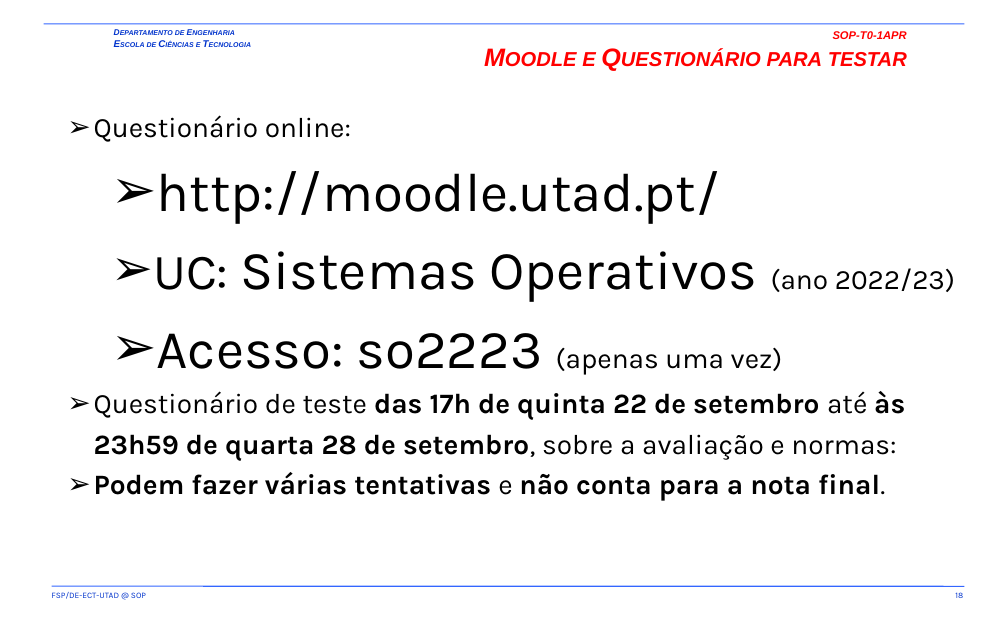
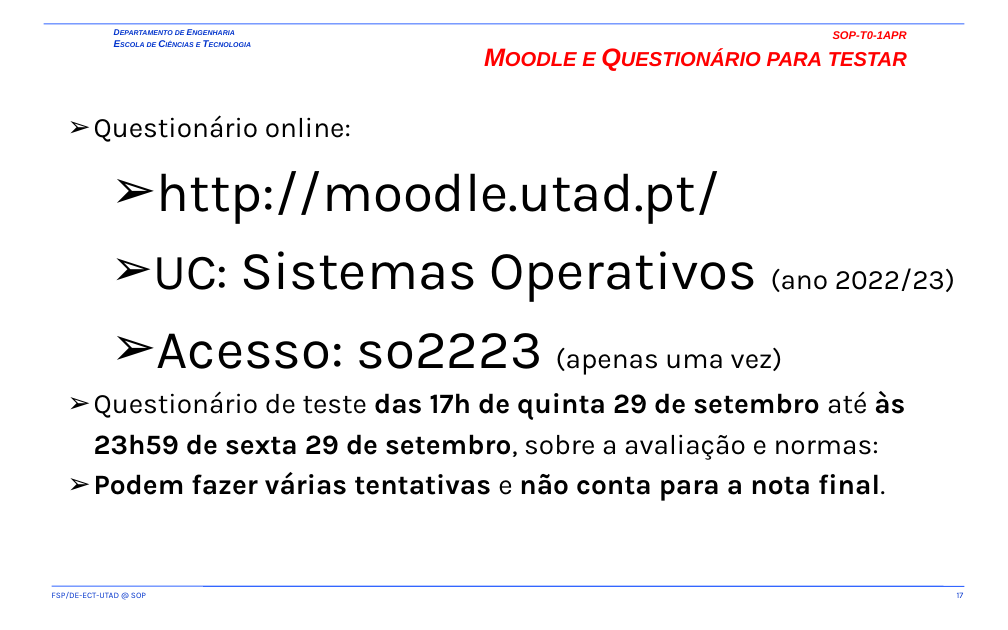
Before and after one commit to fsp864/UTAD-SOP, a slide deck: slide 17 of aulas/t/SOP-T0-1APR.pptx (slide 18 before the commit). Drawn at 1008x630 pixels with LibreOffice and Linux fonts; fonts in the diff are those of the drawing; background and template pictures are left out. Boxes give left, top, right and bottom in pixels: in the first picture for what was removed or moved away, otherwise in the second. Text is boxed around its words. In the diff, an @@ line names an element or a change of style, - is before the commit and + after.

```diff
--- a/aulas/t/SOP-T0-1APR.pptx
+++ b/aulas/t/SOP-T0-1APR.pptx
@@ text at (94,391,905,460): text changed @@
-➢ Questionário de teste das 17h de quinta 22 de setembro até às 23h59 de quarta 28 de setembro, sobre a avaliação e normas:
+➢ Questionário de teste das 17h de quinta 29 de setembro até às 23h59 de sexta 29 de setembro, sobre a avaliação e normas:
@@ page number at (957,592,964,598): text changed @@
-18
+17
```
Also in this commit, not shown: 4 other slides changed, 1 slide removed, 13 other files.
